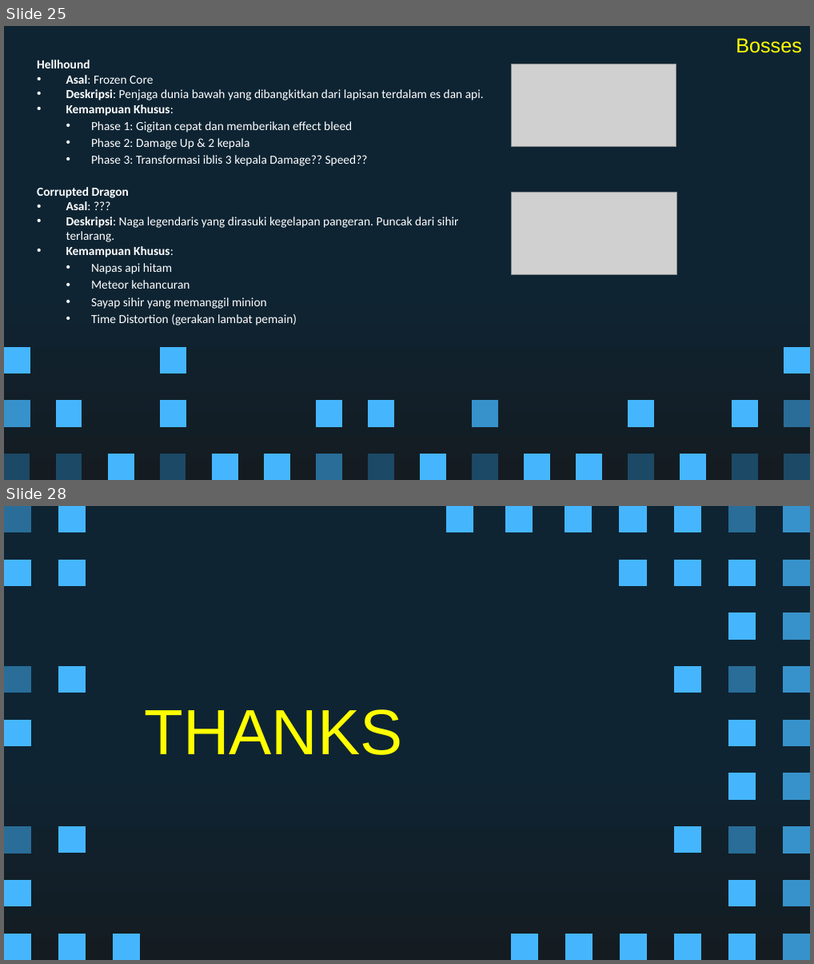
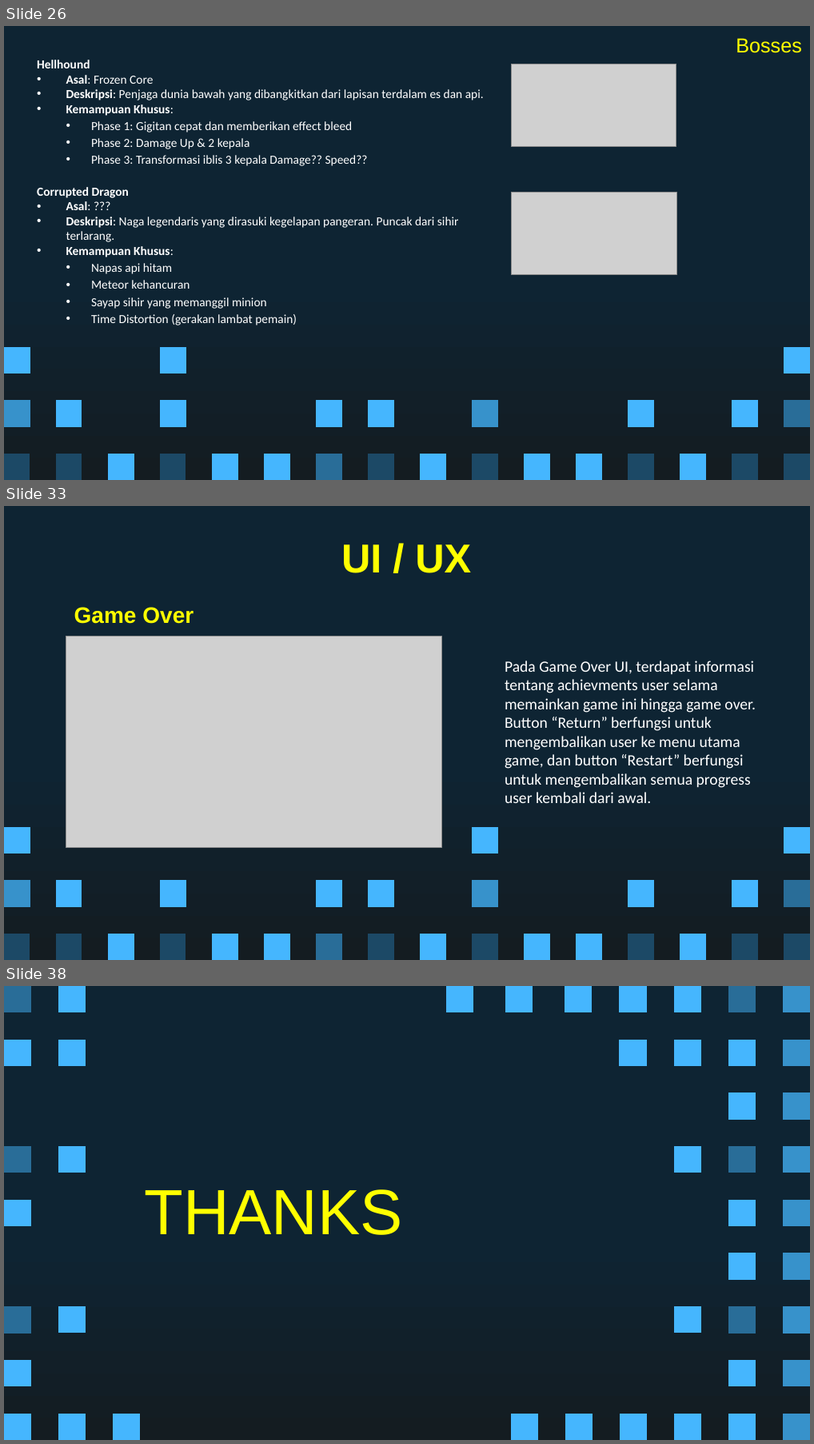
Before and after one commit to Ricardhad/gameProgProject, a slide deck: Super Pixel Vintage Gaming by Slidesgo.pptx. Shown one above the other, each under a label of ours: slides 25 and 28 before the commit, slides 26, 33 and 38 after it; the slides between them are not shown. The pictures are 814x964 and 814x1444 pixels, drawn with LibreOffice and Linux fonts; fonts in the diff are those of the drawing; grey boxes stand for pictures. Boxes give left, top, right and bottom in pixels: in the first picture for what was removed or moved away, otherwise in the second. Text is boxed around its words. In the diff, an @@ line names an element or a change of style, - is before the commit and + after.

```diff
--- a/Super Pixel Vintage Gaming by Slidesgo.pptx
+++ b/Super Pixel Vintage Gaming by Slidesgo.pptx
@@ slide 33 added at bbox=[4, 506, 810, 960], background gradient #0E2433 to #141C21; not listed: 27 template elements that a slide beside it also shows @@
@@ title added at bbox=[342, 544, 471, 573], 36 pt, text #FFFF00, bold @@
+UI / UX
@@ text added at bbox=[74, 607, 194, 624], 20 pt, text #FFFF00, bold @@
+Game Over
@@ picture added at bbox=[66, 636, 442, 848] @@
@@ text added at bbox=[505, 660, 756, 803], 14 pt, text #FFFFFF @@
+Pada Game Over UI, terdapat informasi tentang achievments user selama memainkan game ini hingga game over. Button “Return” berfungsi untuk mengembalikan user ke menu utama game, dan button “Restart” berfungsi untuk mengembalikan semua progress user kembali dari awal.
@@ freeform shape added at bbox=[472, 827, 498, 853], fill #45B6FE @@
@@ what was slide 25 is now slide 26 @@
@@ what was slide 28 is now slide 38 @@
```
Also in this commit, not shown: 1 slide changed, 9 other slides added, 4 other files.
